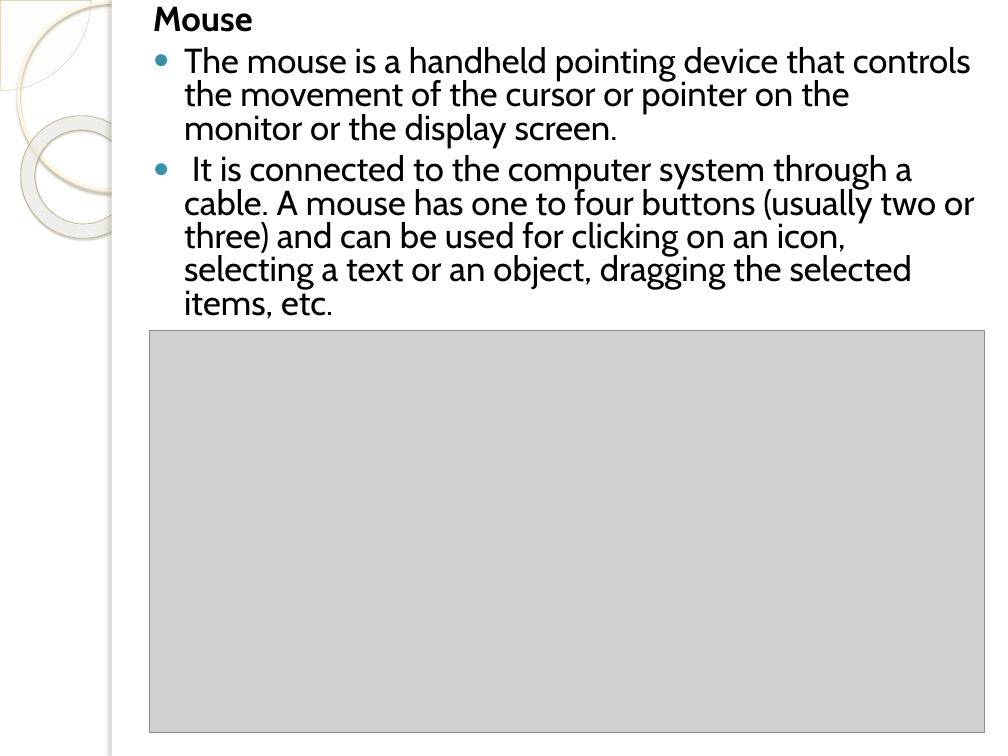
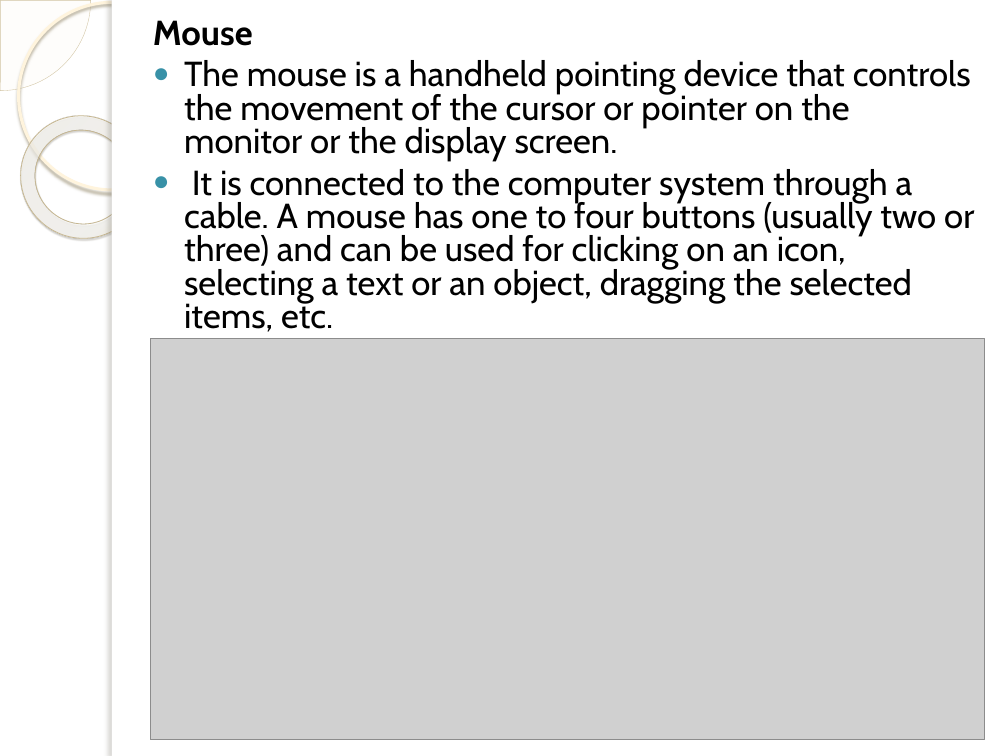
Before and after one commit to VishalChudasama08/MCA, a slide deck: slide 24 of Sem-1/FOC/Unit-1/unit-1 PPT updated.pptx. Drawn at 1008x756 pixels with LibreOffice and Linux fonts; fonts in the diff are those of the drawing; grey boxes stand for pictures; background and template pictures are left out. Boxes give left, top, right and bottom in pixels: in the first picture for what was removed or moved away, otherwise in the second. Text is boxed around its words. In the diff, an @@ line names an element or a change of style, - is before the commit and + after.

```diff
--- a/Sem-1/FOC/Unit-1/unit-1 PPT updated.pptx
+++ b/Sem-1/FOC/Unit-1/unit-1 PPT updated.pptx
@@ text "Mouse": place and size @@
-text "Mouse" at [153,6,974,319]
+text "Mouse" at [153,20,974,332]
@@ picture: place and size @@
-picture at [149,331,984,732]
+picture at [150,339,985,740]
```
Also in this commit, not shown: 13 other slides changed, 11 slides added, 9 other files.
